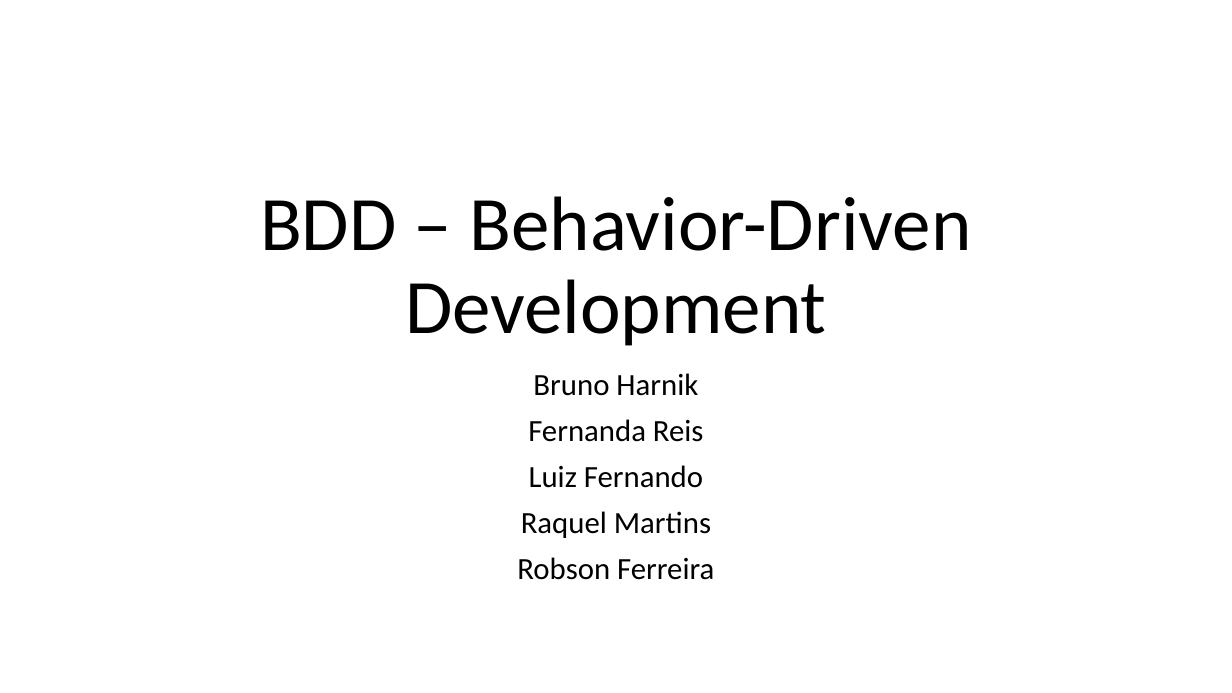
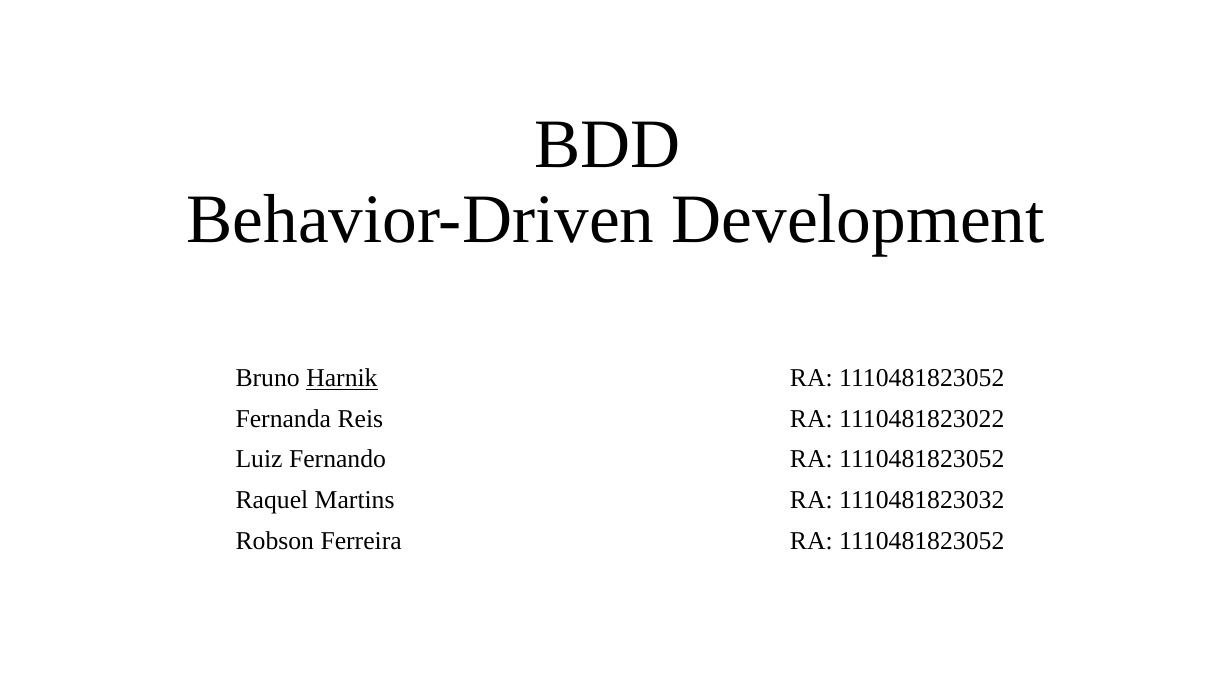
Before and after one commit to feevars/fatec4SEM, a slide deck: slide 1 of 2SEM/IES100 - Engenharia de Software I/BDD - Behavior Driven Development/apresentacao-oficial_BDD.pptx. Drawn at 1232x693 pixels with LibreOffice and Linux fonts; fonts in the diff are those of the drawing. Boxes give left, top, right and bottom in pixels: in the first picture for what was removed or moved away, otherwise in the second. Text is boxed around its words. In the diff, an @@ line names an element or a change of style, - is before the commit and + after.

```diff
--- a/2SEM/IES100 - Engenharia de Software I/BDD - Behavior Driven Development/apresentacao-oficial_BDD.pptx
+++ b/2SEM/IES100 - Engenharia de Software I/BDD - Behavior Driven Development/apresentacao-oficial_BDD.pptx
@@ title at [187, 121, 1045, 256]: text changed; size 60 to 54 pt; font Calibri to Times New Roman @@
-BDD – Behavior-Driven Development
+BDD
+Behavior-Driven Development
@@ subtitle at [236, 368, 1004, 550]: text changed; size 24 to 20 pt; font Calibri to Times New Roman @@
-Bruno Harnik
-Fernanda Reis
-Luiz Fernando
-Raquel Martins
-Robson Ferreira
+Bruno Harnik RA: 1110481823052
+Fernanda Reis RA: 1110481823022
+Luiz Fernando RA: 1110481823052
+Raquel Martins RA: 1110481823032
+Robson Ferreira RA: 1110481823052
```
Also in this commit, not shown: 5 other slides changed, 1 slide added, 1 slide removed, 2 other files.
